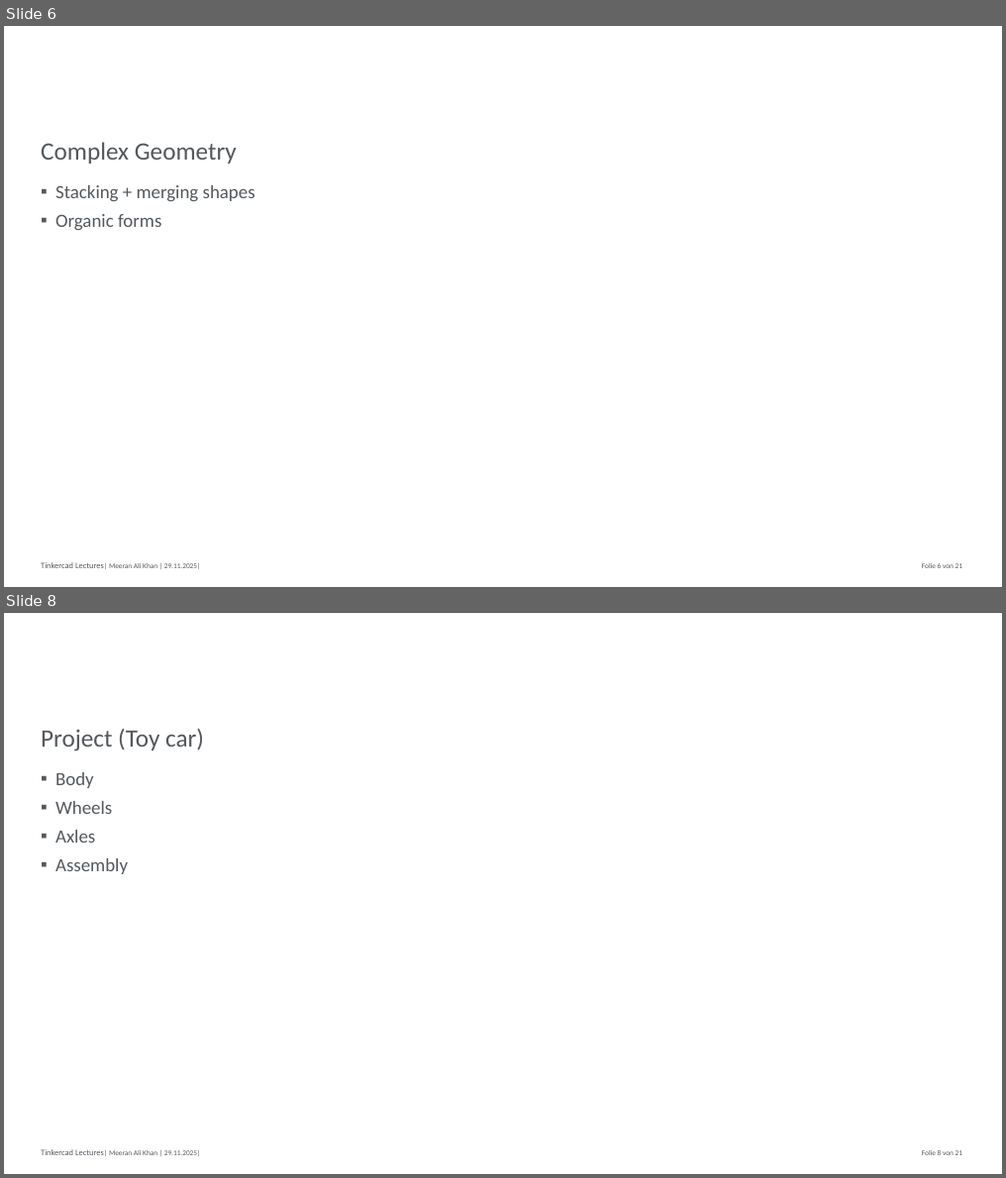
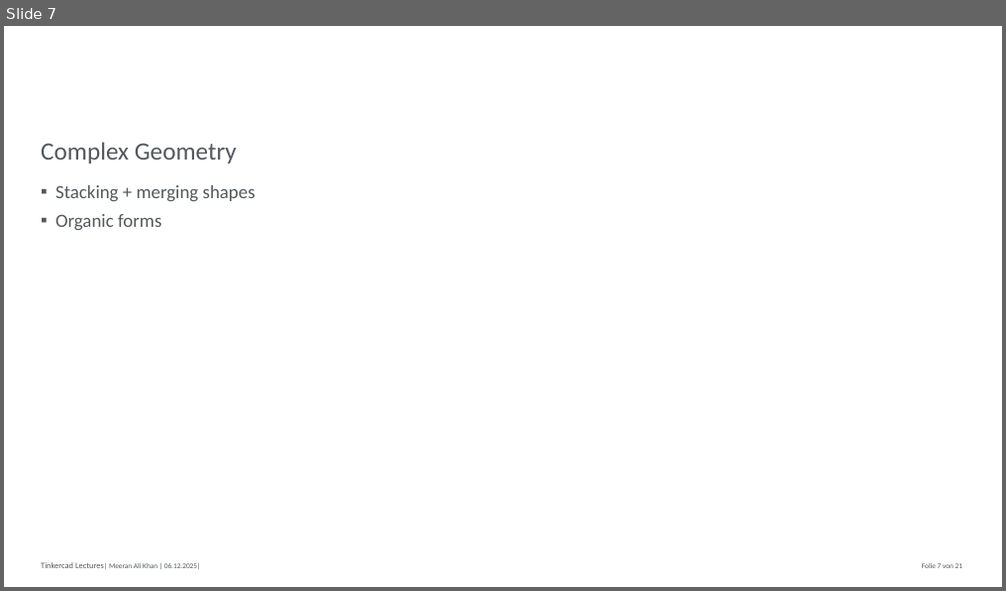
Before and after one commit to MAK-RPTU/Tinkercad, a slide deck: Lectures/Week3.pptx. Shown one above the other, each under a label of ours: slides 6 and 8 before the commit, slide 7 after it; the slides between them are not shown. The pictures are 1006x1178 and 1006x591 pixels, drawn with LibreOffice and Linux fonts; fonts in the diff are those of the drawing; background and template pictures are left out. Boxes give left, top, right and bottom in pixels: in the first picture for what was removed or moved away, otherwise in the second. Text is boxed around its words. In the diff, an @@ line names an element or a change of style, - is before the commit and + after.

```diff
--- a/Lectures/Week3.pptx
+++ b/Lectures/Week3.pptx
@@ slide 8 removed at [4, 613, 1002, 1174], background #FFFFFF; not listed: 2 template elements that a slide beside it also shows @@
@@ title removed at [41, 729, 204, 752] @@
-Project (Toy car)
@@ text removed at [55, 772, 128, 874] @@
-▪ Body
-▪ Wheels
-▪ Axles
-▪ Assembly
@@ what was slide 6 is now slide 7 @@
```
Also in this commit, not shown: 8 other slides changed, 3 slides added, 1 other slide removed, 3 other files.
